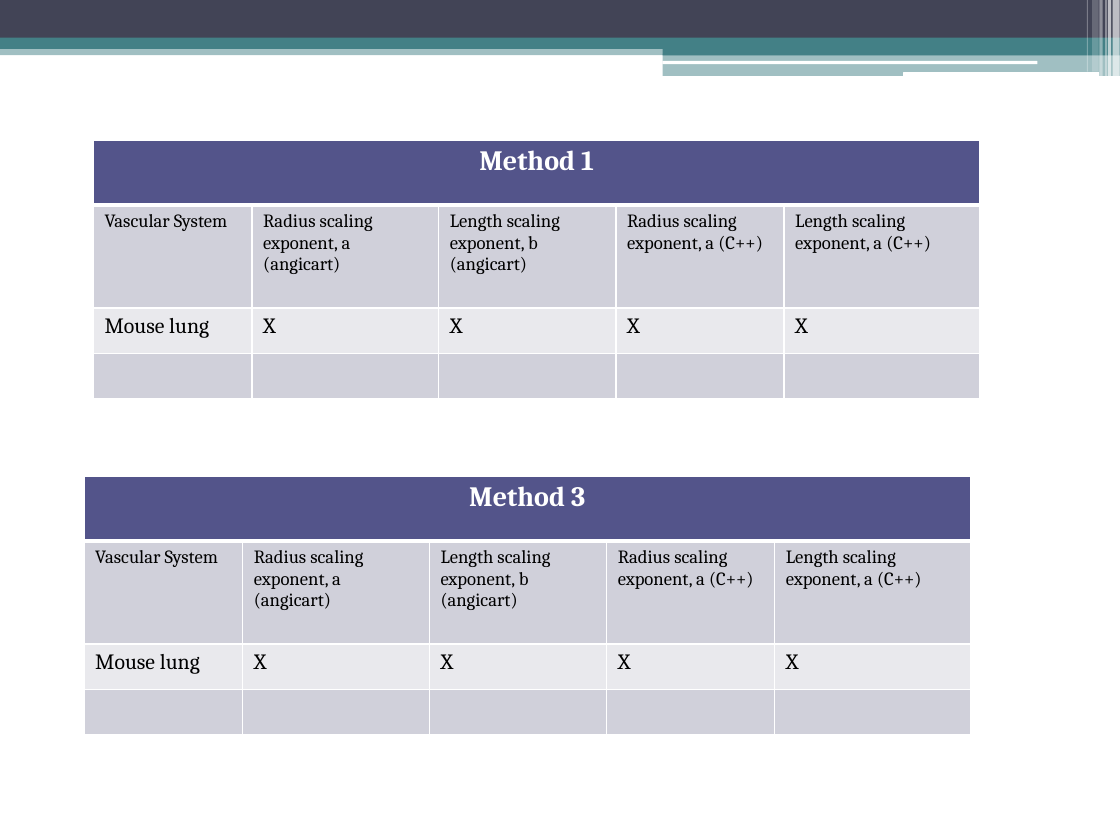
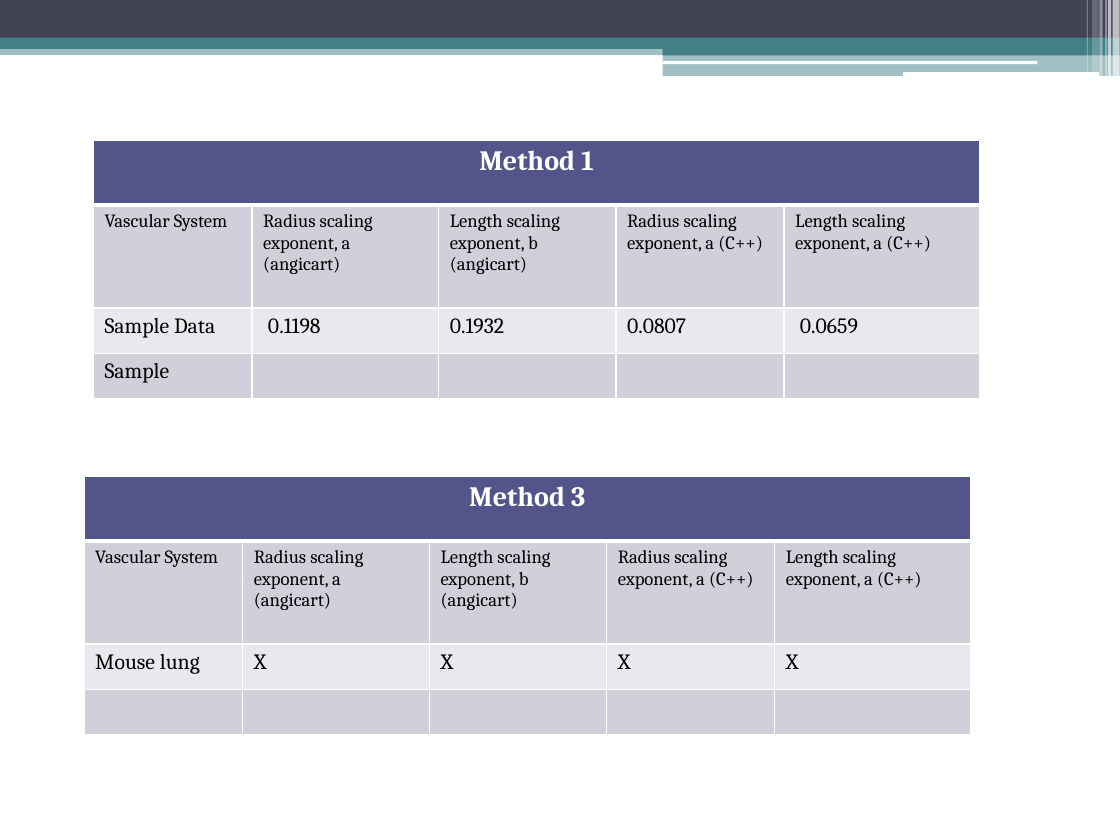
Before and after one commit to jocelynshen/angicart-biological-scaling, a slide deck: slide 9 of papers/ScalingExponentMethodsPresentation.pptx. Drawn at 1120x840 pixels with LibreOffice and Linux fonts; fonts in the diff are those of the drawing. Boxes give left, top, right and bottom in pixels: in the first picture for what was removed or moved away, otherwise in the second. Text is boxed around its words. In the diff, an @@ line names an element or a change of style, - is before the commit and + after.

```diff
--- a/papers/ScalingExponentMethodsPresentation.pptx
+++ b/papers/ScalingExponentMethodsPresentation.pptx
@@ table at [93,140,980,399] @@
-row 3: Mouse lung | X | X | X | X
+row 3: Sample Data | 0.1198 | 0.1932 | 0.0807 | 0.0659
-row 4, column 1: 
+row 4, column 1: Sample
```
Also in this commit, not shown: 7 other files.
